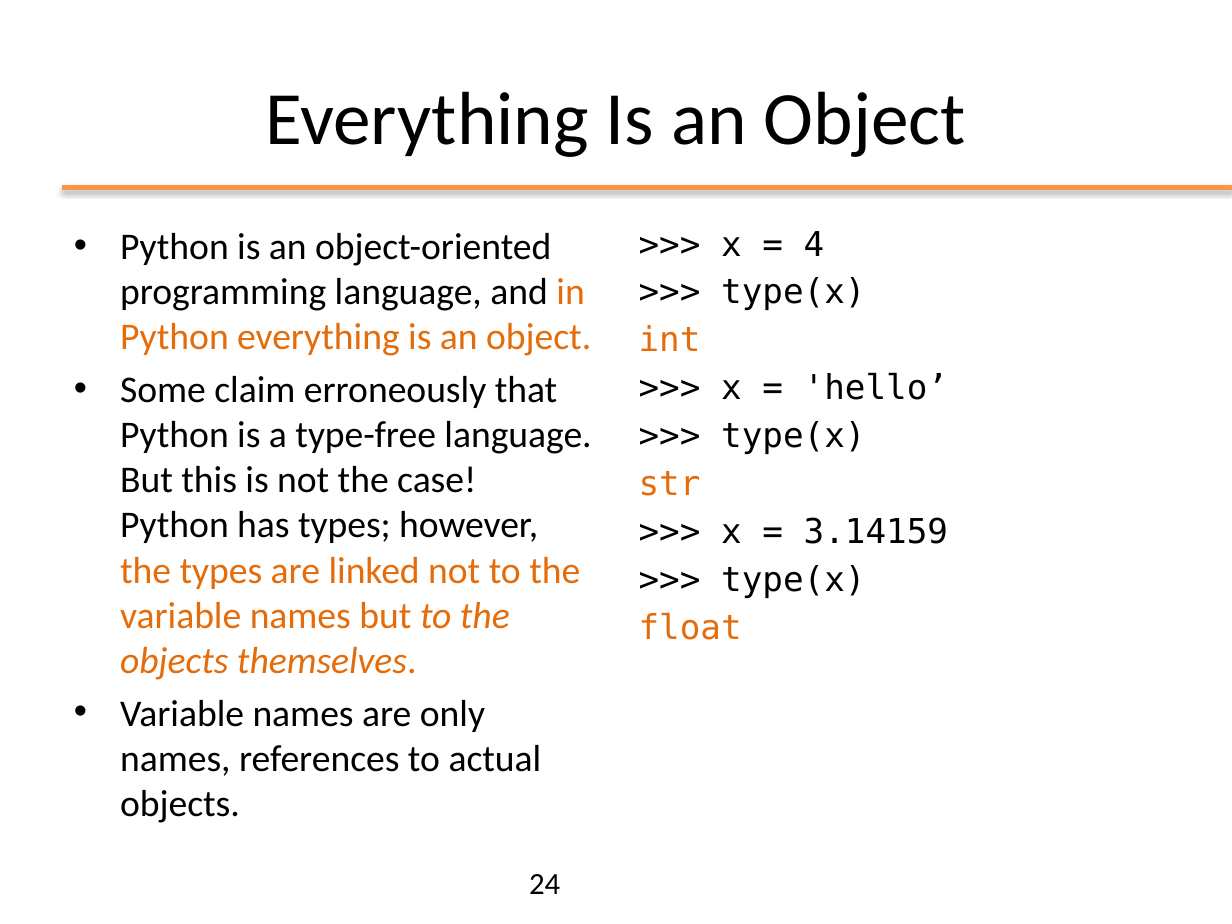
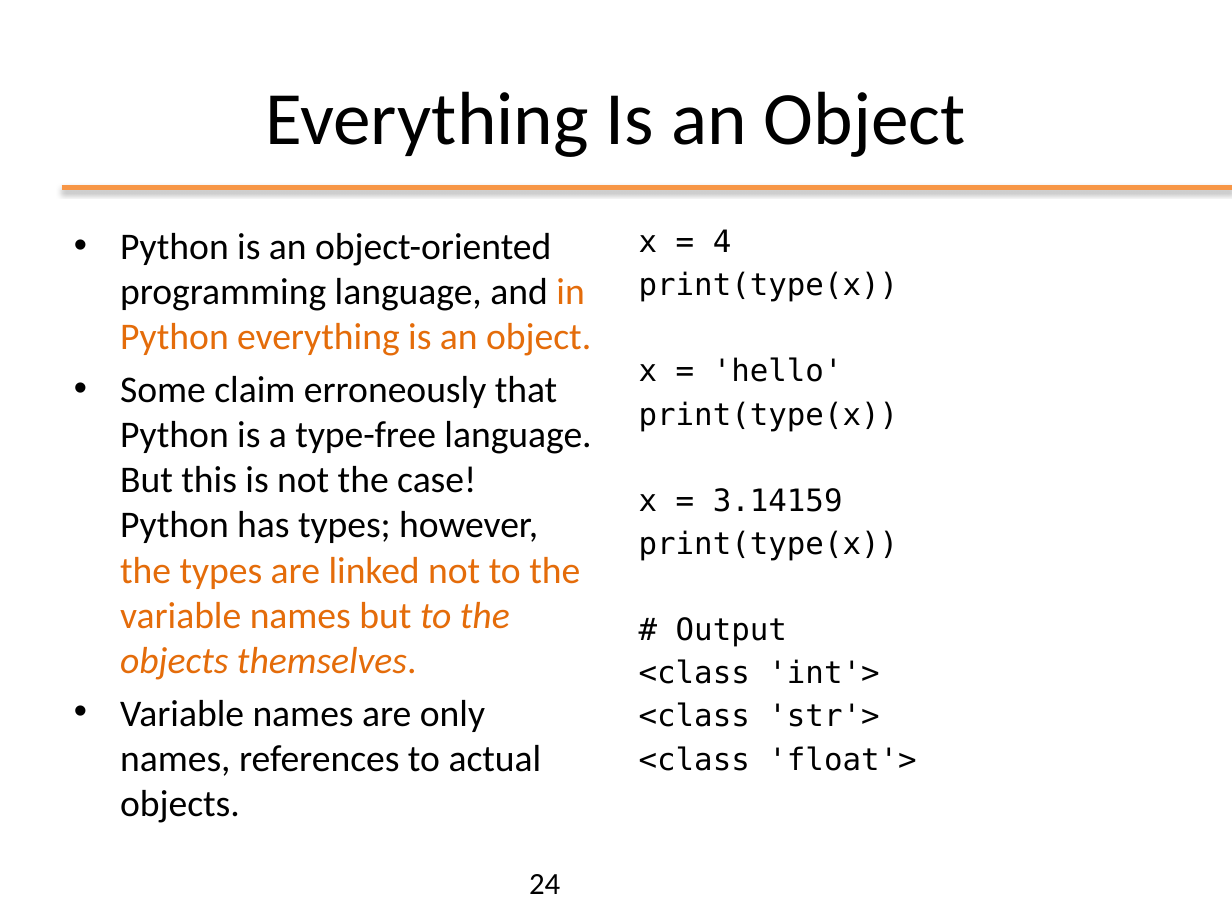
Before and after one commit to nbicocchi/ooprogramming, a slide deck: slide 24 of slides/python/ppt/01 - Python Basics.pptx. Drawn at 1232x924 pixels with LibreOffice and Linux fonts; fonts in the diff are those of the drawing. Boxes give left, top, right and bottom in pixels: in the first picture for what was removed or moved away, otherwise in the second. Text is boxed around its words. In the diff, an @@ line names an element or a change of style, - is before the commit and + after.

```diff
--- a/slides/python/ppt/01 - Python Basics.pptx
+++ b/slides/python/ppt/01 - Python Basics.pptx
@@ text at bbox=[639, 229, 916, 771]: text changed; size 20 to 18 pt @@
->>> x = 4
->>> type(x)
-int
->>> x = 'hello’
->>> type(x)
-str
->>> x = 3.14159
->>> type(x)
-float
+x = 4
+print(type(x))
+x = 'hello'
+print(type(x))
+x = 3.14159
+print(type(x))
+# Output
+<class 'int'>
+<class 'str'>
+<class 'float'>
```
Also in this commit, not shown: 6 other slides changed, 2 other files.
